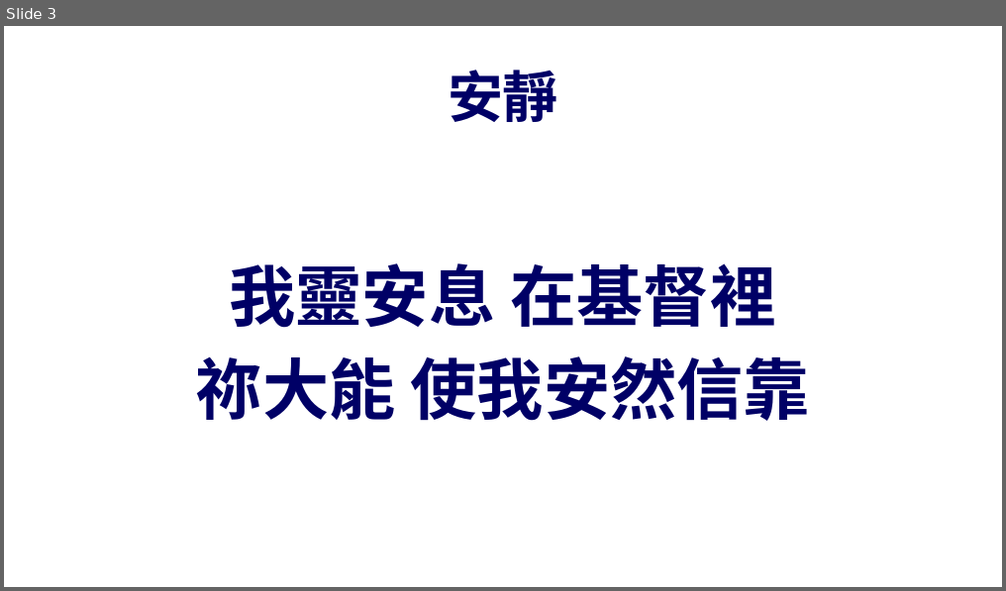
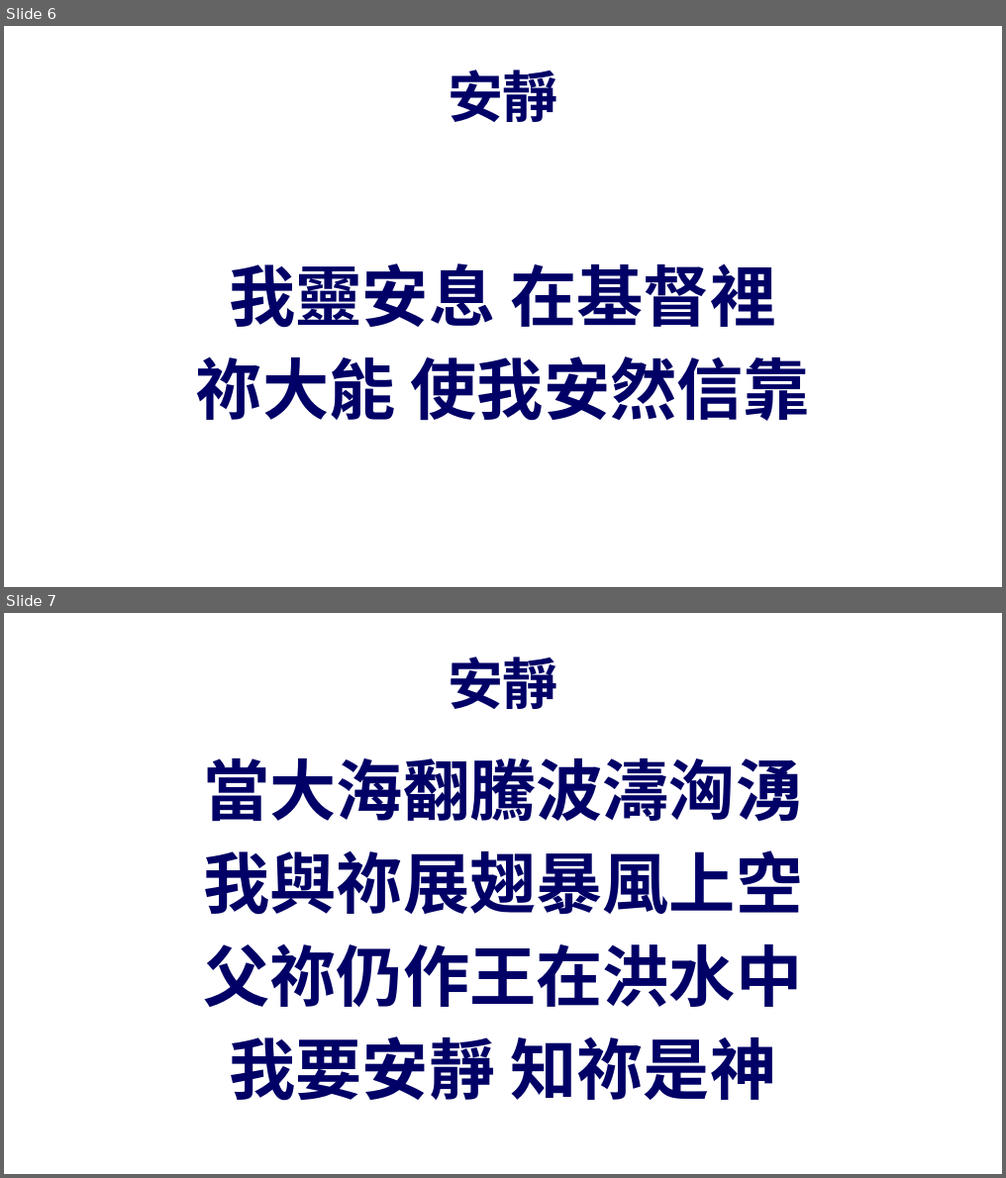
Before and after one commit to batisuoc/prayermeeting, a slide deck: 2019/8月/08-08-19.pptx. Shown one above the other, each under a label of ours: slide 3 before the commit, slides 6 and 7 after it. The pictures are 1006x591 and 1006x1178 pixels, drawn with LibreOffice and Linux fonts; fonts in the diff are those of the drawing; background and template pictures are left out. Boxes give left, top, right and bottom in pixels: in the first picture for what was removed or moved away, otherwise in the second. Text is boxed around its words. In the diff, an @@ line names an element or a change of style, - is before the commit and + after.

Commit message:
Update ppts

```diff
--- a/2019/8月/08-08-19.pptx
+++ b/2019/8月/08-08-19.pptx
@@ slide 7 added at (x1=4, y1=613, x2=1002, y2=1174), background picture (left out) @@
@@ title added at (x1=448, y1=657, x2=558, y2=709), 40 pt, text #000066, bold @@
+安靜
@@ text added at (x1=204, y1=759, x2=803, y2=1101), 48 pt, text #000066, bold @@
+當大海翻騰波濤洶湧
+我與祢展翅暴風上空
+父祢仍作王在洪水中
+我要安靜 知祢是神
@@ what was slide 3 is now slide 6 @@
```
Also in this commit, not shown: 4 other files.
